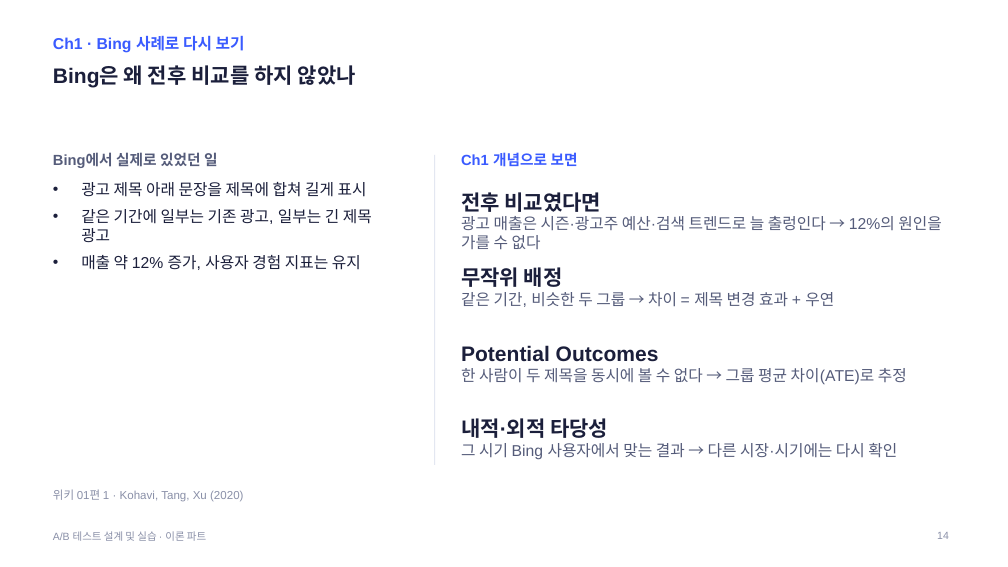
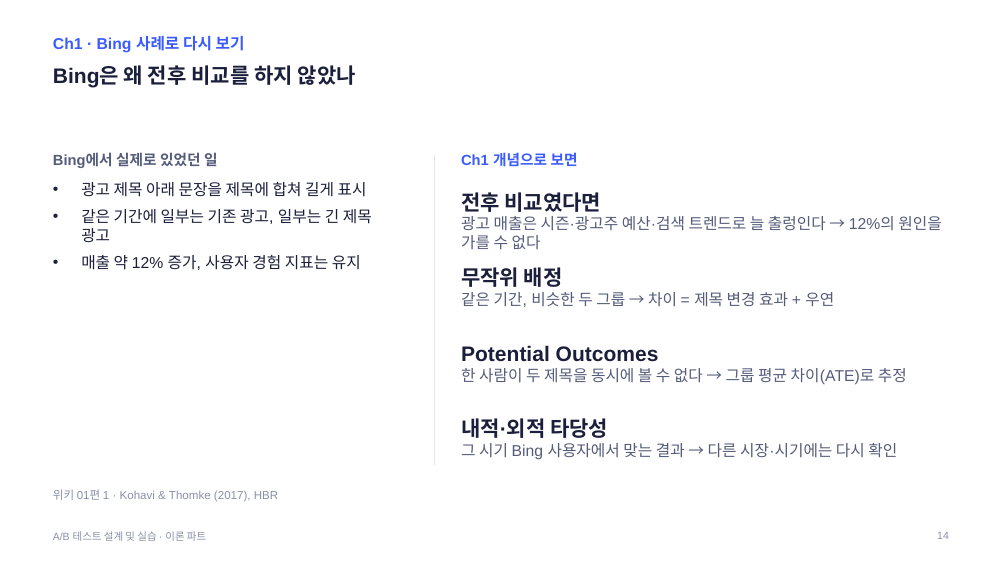
Before and after one commit to kkamret/quickmart-lab-rats, a slide deck: slide 14 of docs/lecture/ab-testing-theory.pptx. Drawn at 1008x567 pixels with LibreOffice and Linux fonts; fonts in the diff are those of the drawing. Boxes give left, top, right and bottom in pixels: in the first picture for what was removed or moved away, otherwise in the second. Text is boxed around its words. In the diff, an @@ line names an element or a change of style, - is before the commit and + after.

```diff
--- a/docs/lecture/ab-testing-theory.pptx
+++ b/docs/lecture/ab-testing-theory.pptx
@@ text at <box>53,489,278,501</box>: text changed @@
-위키 01편 1 · Kohavi, Tang, Xu (2020)
+위키 01편 1 · Kohavi & Thomke (2017), HBR
```
Also in this commit, not shown: 3 other slides changed, 2 other files.
